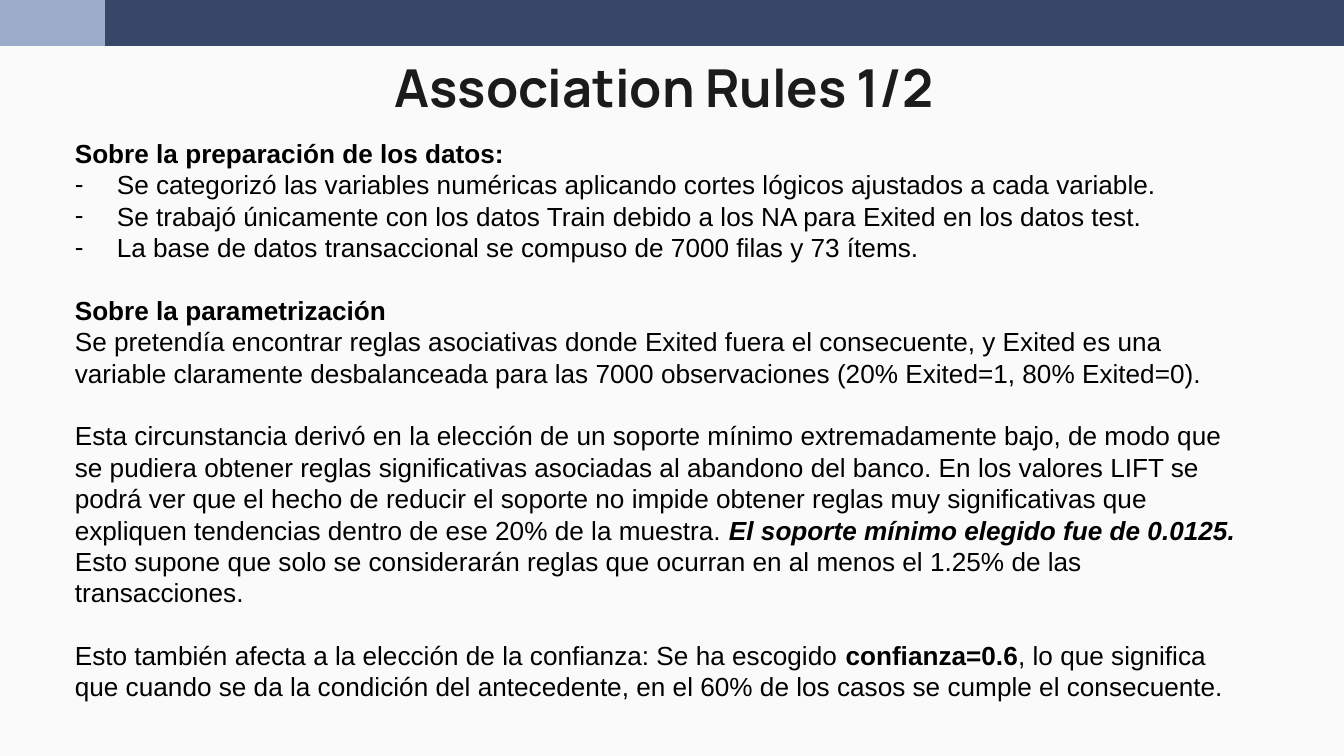
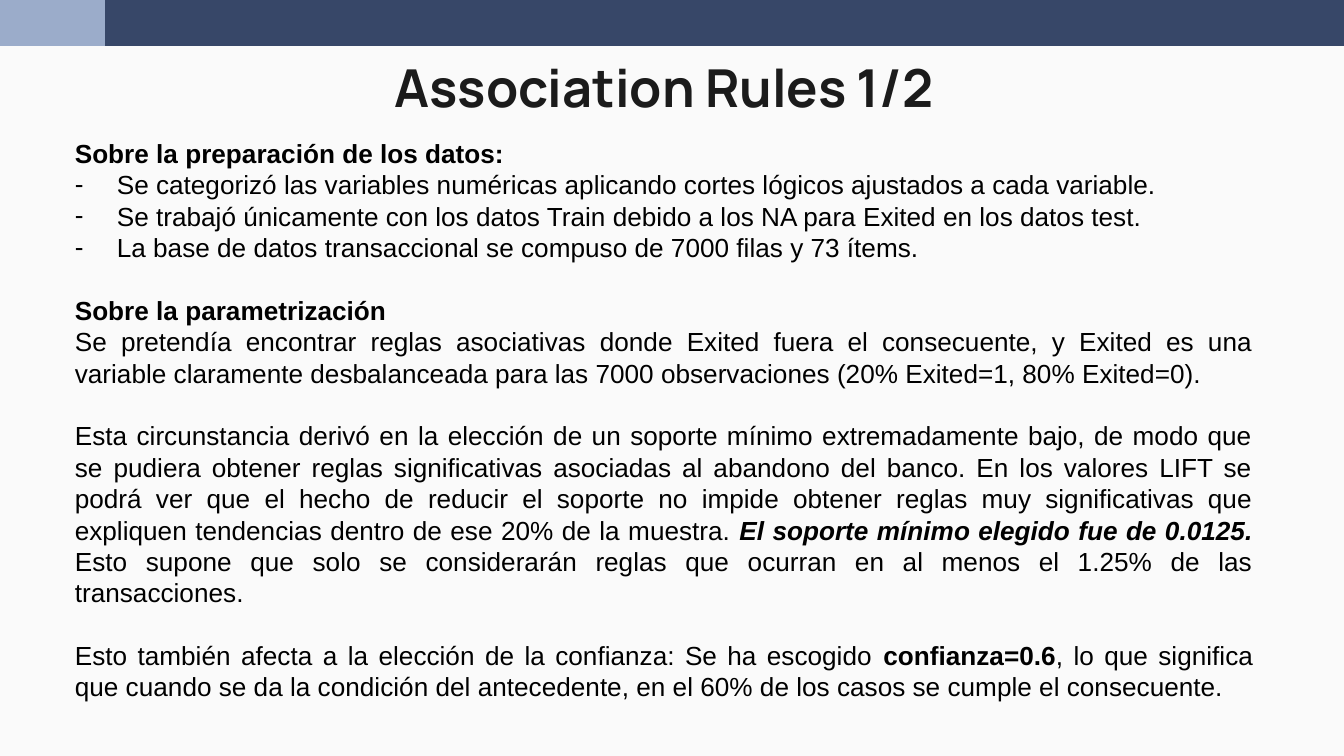
Before and after one commit to wen2111/Mineria, a slide deck: slide 11 of Entrega_1/00 - REPORTE/REPORTE.pptx. Drawn at 1344x756 pixels with LibreOffice and Linux fonts; fonts in the diff are those of the drawing. Boxes give left, top, right and bottom in pixels: in the first picture for what was removed or moved away, otherwise in the second. Text is boxed around its words. In the diff, an @@ line names an element or a change of style, - is before the commit and + after.

```diff
--- a/Entrega_1/00 - REPORTE/REPORTE.pptx
+++ b/Entrega_1/00 - REPORTE/REPORTE.pptx
@@ text "Sobre la preparación de los ..." at [75,144,1252,700]: alignment left to justified @@
```
Also in this commit, not shown: 9 other slides changed, 1 slide added, 2 slides removed, 4 other files.
